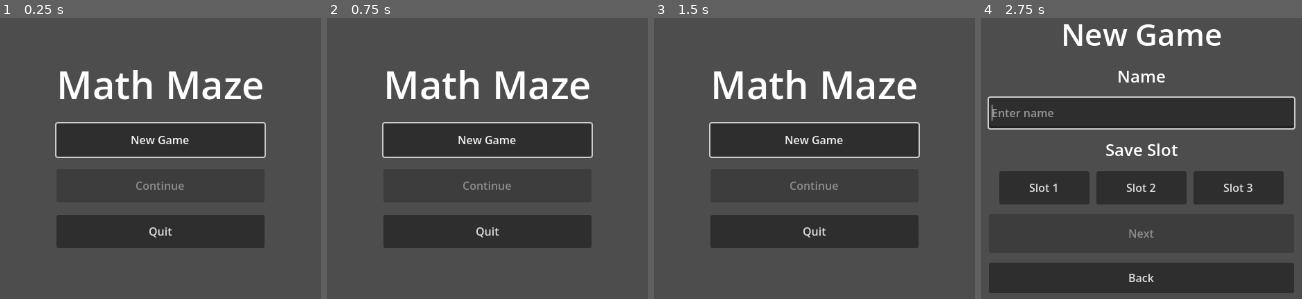
Above: before the commit, frames 1-4 (left to right).
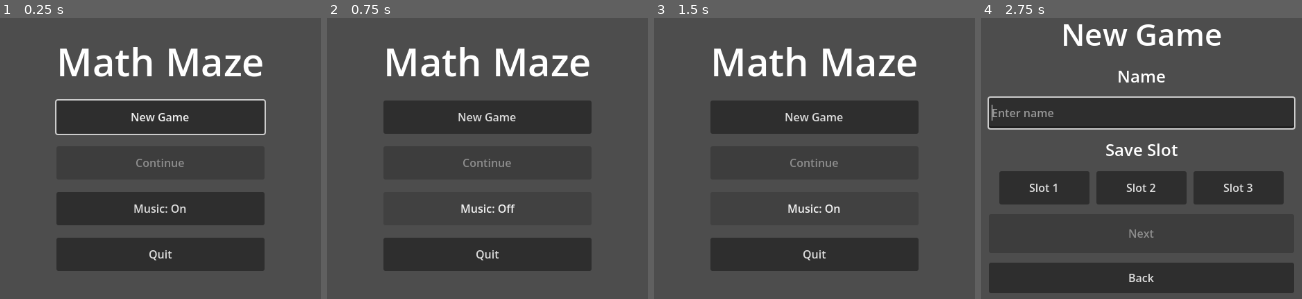
Above: after the commit, the same moments.

Repository: MCancian/math_maze
Game: Godot game, scene res://scenes/ui/main_menu.tscn
The game is run twice, just before and just after one commit, with the same random seed, the same clock (stepped at 60 frames per second) and the same inputs.
Inputs (mouse positions are in pixels of both pictures, inside the frame that each line leads up to):
- Up to frame 1 (0.25 s): no input
- Up to frame 2 (0.75 s): click (487, 209) at 0.5 s, where only the run after the commit has a clickable "Music: On"
- Up to frame 3 (1.5 s): click (814, 209) at 1.25 s, where only the run after the commit has a clickable "Music: Off"
- Up to frame 4 (2.75 s): click "New Game" at 2 s

The runs differ from the first frame. In frame 1, 26% of the frame differs, in the area x 17-83%, y 10-91%; in frame 2, 22%; in frame 3, 22%; in frame 4, nothing differs.

Commit message:
Add procedural music: menu, explore, spooky and victory loops
Fills the play_music stub left by plan 12, in the same no-assets style as the
SFX: a track is a list of notes plus a voice, and _render_music sums the
parts into a seamless looping AudioStreamWAV.

MazeConfig.music_track picks the in-maze tune (Easy bouncy, dark mazes
cartoon-spooky); GameManager drives the menu and victory themes. The longest
track takes ~1.4s to synthesise, so renders run on a WorkerThreadPool task
and playback starts when it lands, then caches.

Mute on Ctrl+M or the Main Menu button, persisted to user://settings.cfg.
Ctrl+M rather than M because plan 08 reserves M for the map overlay.

Co-Authored-By: Claude Opus 5 (1M context) <noreply@anthropic.com>
Claude-Session: https://claude.ai/code/session_01Ab2HmUGGZgEeGcA3BLXwTQ

Diff:
--- a/autoload/audio_manager.gd
+++ b/autoload/audio_manager.gd
@@ -1,8 +1,13 @@
 extends Node
-## Procedural SFX. Every sound is synthesised into an AudioStreamWAV at boot,
-## so there are no audio assets. play_sfx(name) for one-shots; get_stream(name)
-## for positional players (monster growl); set_heartbeat(intensity) for the
+## Procedural audio. Every sound is synthesised into an AudioStreamWAV, so there
+## are no audio assets. play_sfx(name) for one-shots; get_stream(name) for
+## positional players (monster growl); set_heartbeat(intensity) for the
 ## non-positional pulse that speeds up as the monster closes in.
+##
+## Music is a second layer: TRACKS describes each tune as notes, which
+## _render_music turns into a seamless loop. Tracks render on first use (not at
+## boot) because they are ~100x longer than an sfx. play_music(name) is a no-op
+## if that track is already playing, so it rides across scene changes.
 
 const RATE := 22050
 const POOL_SIZE := 8
@@ -12,6 +17,19 @@
 var _heartbeat: AudioStreamPlayer
 var _heartbeat_intensity := 0.0
 var _heartbeat_timer := 0.0
+
+## Music sits well under the sfx so problem prompts stay audible.
+const MUSIC_DB := -11.0
+const SETTINGS_PATH := "user://settings.cfg"
+
+var music_muted := false
+var _music: AudioStreamPlayer
+var _music_cache: Dictionary = {}
+var _current_track: StringName = &""
+var _tracks: Dictionary = {}
+var _pending_track: StringName = &""
+var _pending_stream: AudioStreamWAV
+var _pending_task: int = -1
 
 func _ready() -> void:
     _streams = {
@@ -33,6 +51,11 @@
     _heartbeat = AudioStreamPlayer.new()
     _heartbeat.stream = _streams["heartbeat"]
     add_child(_heartbeat)
+    _music = AudioStreamPlayer.new()
+    _music.volume_db = MUSIC_DB
+    add_child(_music)
+    _tracks = _build_tracks()
+    _load_settings()
 
 func has_sfx(sfx_name: StringName) -> bool:
     return _streams.has(sfx_name)
@@ -50,8 +73,83 @@
     player.volume_db = volume_db
     player.play()
 
-func play_music(_name: StringName) -> void:
-    pass
+## --- music ---------------------------------------------------------------
+
+## Sets the wanted track. If it is not rendered yet the work happens on a
+## worker thread and _process starts playback when it lands, so switching
+## scenes never blocks on a 1-second render.
+func play_music(track_name: StringName) -> void:
+    if not _tracks.has(track_name):
+        push_warning("AudioManager: unknown music track '%s'" % track_name)
+        return
+    if track_name == _current_track:
+        return
+    _current_track = track_name
+    _music.stop()
+    if _music_cache.has(track_name) and not music_muted:
+        _start_music()
+
+func stop_music() -> void:
+    _current_track = &""
+    _music.stop()
+
+func _start_music() -> void:
+    _music.stream = _music_cache[_current_track]
+    _music.volume_db = MUSIC_DB
+    _music.play()
+
+func _process_music(_delta: float) -> void:
+    if _pending_task != -1:
+        if not WorkerThreadPool.is_task_completed(_pending_task):
+            return
+        WorkerThreadPool.wait_for_task_completion(_pending_task)
+        _pending_task = -1
+        if _pending_stream:
+            _music_cache[_pending_track] = _pending_stream
+        _pending_stream = null
+        _pending_track = &""
+    if _current_track == &"" or music_muted or _music.playing:
+        return
+    if _music_cache.has(_current_track):
+        _start_music()
+    else:
+        _pending_track = _current_track
+        _pending_task = WorkerThreadPool.add_task(_render_pending)
+
+## Runs on a worker thread; only reads _tracks and writes thread-local buffers.
+func _render_pending() -> void:
+    _pending_stream = _render_music(_tracks[_pending_track])
+
+## Renders on first request and caches; null if the name is unknown.
+func get_music(track_name: StringName) -> AudioStreamWAV:
+    if _music_cache.has(track_name):
+        return _music_cache[track_name]
+    if not _tracks.has(track_name):
+        return null
+    var stream := _render_music(_tracks[track_name])
+    _music_cache[track_name] = stream
+    return stream
+
+func current_music() -> StringName:
+    return _current_track
+
+func is_music_playing() -> bool:
+    return _music.playing
+
+func set_music_muted(muted: bool) -> void:
+    music_muted = muted
+    if muted:
+        _music.stop()
+    elif _current_track != &"" and _music_cache.has(_current_track):
+        _start_music()
+    _save_settings()
+
+func toggle_music() -> void:
+    set_music_muted(not music_muted)
+
+func _input(event: InputEvent) -> void:
+    if event.is_action_pressed("music_toggle"):
+        toggle_music()
 
 ## 0 = silent, 1 = monster on top of you. Interval and volume follow it.
 func set_heartbeat(intensity: float) -> void:
@@ -63,6 +161,10 @@
     return lerpf(1.3, 0.42, clampf(intensity, 0.0, 1.0))
 
 func _process(delta: float) -> void:
+    _process_music(delta)
+    _process_heartbeat(delta)
+
+func _process_heartbeat(delta: float) -> void:
     if _heartbeat_intensity <= 0.0:
         return
     _heartbeat_timer -= delta
@@ -168,3 +270,227 @@
     var pulse := 0.55 + 0.45 * pow(maxf(sin(TAU * 4.0 * t), 0.0), 2.0)
     var breath := 0.6 + 0.4 * sin(TAU * t / len)
     return (s * 0.28 + rasp) * pulse * breath * 0.7
+
+## --- settings ------------------------------------------------------------
+
+func _load_settings() -> void:
+    var cfg := ConfigFile.new()
+    if cfg.load(SETTINGS_PATH) != OK:
+        return
+    music_muted = bool(cfg.get_value("audio", "music_muted", false))
+
+func _save_settings() -> void:
+    var cfg := ConfigFile.new()
+    cfg.load(SETTINGS_PATH)
+    cfg.set_value("audio", "music_muted", music_muted)
+    cfg.save(SETTINGS_PATH)
+
+## --- music synthesis -----------------------------------------------------
+##
+## A track is {bpm, beats, parts:[{voice, gain, notes}]} where a note is
+## [start_beat, midi, length_beats]. Parts are summed into one buffer and
+## normalised, then looped end-to-end, so `beats` must be a whole number of bars
+## and no note may run past it or the loop will click.
+
+const BEATS_PER_BAR := 4
+const MUSIC_PEAK := 0.82
+
+func music_track_names() -> Array:
+    return _tracks.keys()
+
+func _render_music(spec: Dictionary) -> AudioStreamWAV:
+    var beat: float = 60.0 / float(spec["bpm"])
+    var frames := int(float(spec["beats"]) * beat * RATE)
+    var buf := PackedFloat32Array()
+    buf.resize(frames)
+    for part in spec["parts"]:
+        for note in part["notes"]:
+            _write_note(buf, part["voice"], float(part["gain"]),
+                _note_hz(int(note[1])), float(note[0]) * beat, float(note[2]) * beat)
+
+    var peak := 0.0
+    for v in buf:
+        peak = maxf(peak, absf(v))
+    var scale: float = (MUSIC_PEAK / peak) if peak > 0.0 else 0.0
+
+    var data := PackedByteArray()
+    data.resize(frames * 2)
+    for i in frames:
+        data.encode_s16(i * 2, int(clampf(buf[i] * scale, -1.0, 1.0) * 32767.0))
+    var wav := AudioStreamWAV.new()
+    wav.format = AudioStreamWAV.FORMAT_16_BITS
+    wav.mix_rate = RATE
+    wav.stereo = false
+    wav.data = data
+    wav.loop_mode = AudioStreamWAV.LOOP_FORWARD
+    wav.loop_begin = 0
+    wav.loop_end = frames
+    return wav
+
+func _write_note(buf: PackedFloat32Array, voice: String, gain: float, hz: float, start_s: float, length_s: float) -> void:
+    var start := int(start_s * RATE)
+    var count := mini(int(length_s * RATE), buf.size() - start)
+    for i in count:
+        var t := float(i) / RATE
+        buf[start + i] += _voice(voice, hz, t, length_s) * gain
+
+static func _note_hz(midi: int) -> float:
+    return 440.0 * pow(2.0, (midi - 69) / 12.0)
+
+## Short attack, quick release: nothing rings past its slot, so the loop is clean.
+static func _note_env(t: float, length: float) -> float:
+    var attack := 0.012
+    var release := minf(0.09, length * 0.3)
+    if t < attack:
+        return t / attack
+    if t > length - release:
+        return maxf((length - t) / release, 0.0)
+    return 1.0
+
+static func _voice(voice: String, hz: float, t: float, length: float) -> float:
+    var phase := TAU * hz * t
+    var env := _note_env(t, length)
+    match voice:
+        "pluck":
+            var decay: float = exp(-t * 4.5)
+            return (sin(phase) + sin(phase * 2.0) * 0.35 + sin(phase * 3.0) * 0.12) * decay * env
+        "bell":
+            return (sin(phase) + sin(phase * 2.01) * 0.5 + sin(phase * 3.02) * 0.2) * exp(-t * 2.2) * env
+        "bass":
+            return (sin(phase) + sin(phase * 2.0) * 0.25) * env
+        "pad":
+            return (sin(phase) * 0.7 + sin(phase * 1.005) * 0.3) * env
+        _:
+            return sin(phase) * env
+
+## --- tracks --------------------------------------------------------------
+
+## Turns a bar of [midi, beats] steps into absolute-beat notes. midi -1 = rest.
+static func _bar(index: int, pattern: Array) -> Array:
+    var out: Array = []
+    var cursor := float(index * BEATS_PER_BAR)
+    for step in pattern:
+        if int(step[0]) >= 0:
+            out.append([cursor, int(step[0]), float(step[1])])
+        cursor += float(step[1])
+    return out
+
+static func _chord(beat: float, root: int, minor: bool, length: float) -> Array:
+    var third := 3 if minor else 4
+    return [[beat, root, length], [beat, root + third, length], [beat, root + 7, length]]
+
+func _build_tracks() -> Dictionary:
+    return {
+        &"menu": _track_menu(),
+        &"explore": _track_explore(),
+        &"spooky": _track_spooky(),
+        &"victory": _track_victory(),
+    }
+
+## Calm C-Am-F-G music box for menus and between-level screens.
+func _track_menu() -> Dictionary:
+    var roots := [36, 33, 29, 31, 36, 33, 29, 31]
+    var minors := [false, true, false, false, false, true, false, false]
+    var bass: Array = []
+    var pad: Array = []
+    for bar in roots.size():
+        bass += [[bar * 4.0, roots[bar], 1.8], [bar * 4.0 + 2.0, roots[bar] + 7, 1.8]]
+        pad += _chord(bar * 4.0, roots[bar] + 24, minors[bar], 3.7)
+    var melody: Array = (
+        _bar(0, [[72, 2], [76, 1], [74, 1]])
+        + _bar(1, [[72, 2], [69, 2]])
+        + _bar(2, [[65, 1], [69, 1], [72, 2]])
+        + _bar(3, [[74, 2], [71, 2]])
+        + _bar(4, [[72, 2], [76, 1], [79, 1]])
+        + _bar(5, [[77, 2], [74, 2]])
+        + _bar(6, [[72, 1], [74, 1], [76, 2]])
+        + _bar(7, [[74, 2], [72, 2]])
+    )
+    return {
+        "bpm": 96, "beats": 32,
+        "parts": [
+            {"voice": "bass", "gain": 0.34, "notes": bass},
+            {"voice": "pad", "gain": 0.09, "notes": pad},
+            {"voice": "bell", "gain": 0.42, "notes": melody},
+        ],
+    }
+
+## Bouncy major-key march for lit mazes.
+func _track_explore() -> Dictionary:
+    var roots := [36, 41, 43, 36, 36, 41, 43, 36]
+    var bass: Array = []
+    var stabs: Array = []
+    for bar in roots.size():
+        var b := bar * 4.0
+        bass += [[b, roots[bar], 0.45], [b + 1.0, roots[bar], 0.45],
+                 [b + 2.0, roots[bar] + 7, 0.45], [b + 3.0, roots[bar], 0.45]]
+        stabs += _chord(b + 1.5, roots[bar] + 24, false, 0.35)
+        stabs += _chord(b + 3.5, roots[bar] + 24, false, 0.35)
+    var melody: Array = (
+        _bar(0, [[72, 0.5], [76, 0.5], [79, 1], [76, 0.5], [72, 0.5], [74, 1]])
+        + _bar(1, [[74, 0.5], [77, 0.5], [81, 1], [79, 0.5], [76, 0.5], [72, 1]])
+        + _bar(2, [[79, 0.5], [76, 0.5], [74, 1], [72, 0.5], [69, 0.5], [67, 1]])
+        + _bar(3, [[72, 1], [-1, 0.5], [72, 0.5], [76, 2]])
+        + _bar(4, [[72, 0.5], [76, 0.5], [79, 1], [81, 0.5], [79, 0.5], [76, 1]])
+        + _bar(5, [[77, 0.5], [81, 0.5], [84, 1], [81, 0.5], [77, 0.5], [74, 1]])
+        + _bar(6, [[79, 0.5], [76, 0.5], [72, 1], [74, 0.5], [76, 0.5], [77, 1]])
+        + _bar(7, [[76, 1], [74, 1], [72, 2]])
+    )
+    return {
+        "bpm": 132, "beats": 32,
+        "parts": [
+            {"voice": "bass", "gain": 0.36, "notes": bass},
+            {"voice": "pluck", "gain": 0.2, "notes": stabs},
+            {"voice": "pluck", "gain": 0.5, "notes": melody},
+        ],
+    }
+
+## Tiptoe A-minor theme for dark mazes: cartoon-spooky, not frightening.
+func _track_spooky() -> Dictionary:
+    var roots := [33, 33, 29, 29, 31, 31, 28, 33]
+    var minors := [true, true, false, false, false, false, true, true]
+    var bass: Array = []
+    var pad: Array = []
+    for bar in roots.size():
+        var b := bar * 4.0
+        bass += [[b, roots[bar], 0.9], [b + 1.5, roots[bar], 0.4], [b + 2.5, roots[bar] + 7, 0.9]]
+        pad += _chord(b, roots[bar] + 24, minors[bar], 3.6)
+    var melody: Array = (
+        _bar(0, [[69, 0.5], [72, 0.5], [74, 1], [-1, 0.5], [76, 1.5]])
+        + _bar(1, [[74, 0.5], [72, 0.5], [69, 1], [-1, 2]])
+        + _bar(2, [[65, 0.5], [69, 0.5], [72, 1], [-1, 0.5], [74, 1.5]])
+        + _bar(3, [[72, 1], [69, 1], [-1, 2]])
+        + _bar(4, [[71, 0.5], [74, 0.5], [76, 1], [-1, 0.5], [79, 1.5]])
+        + _bar(5, [[76, 0.5], [74, 0.5], [71, 1], [-1, 2]])
+        + _bar(6, [[68, 0.5], [71, 0.5], [76, 1], [74, 0.5], [72, 1.5]])
+        + _bar(7, [[69, 2], [-1, 2]])
+    )
+    return {
+        "bpm": 104, "beats": 32,
+        "parts": [
+            {"voice": "bass", "gain": 0.36, "notes": bass},
+            {"voice": "pad", "gain": 0.1, "notes": pad},
+            {"voice": "bell", "gain": 0.45, "notes": melody},
+        ],
+    }
+
+## Short fanfare loop for the win screen.
+func _track_victory() -> Dictionary:
+    var bass: Array = [[0.0, 36, 1.8], [2.0, 43, 1.8], [4.0, 36, 1.8], [6.0, 36, 1.8],
+                       [8.0, 41, 1.8], [10.0, 43, 1.8], [12.0, 36, 3.8]]
+    var stabs: Array = _chord(0.0, 60, false, 0.4) + _chord(4.0, 60, false, 0.4) \
+        + _chord(8.0, 65, false, 0.4) + _chord(12.0, 60, false, 3.6)
+    var melody: Array = (
+        _bar(0, [[72, 0.5], [76, 0.5], [79, 1], [84, 2]])
+        + _bar(1, [[81, 0.5], [79, 0.5], [76, 1], [79, 2]])
+        + _bar(2, [[77, 0.5], [81, 0.5], [84, 1], [81, 2]])
+        + _bar(3, [[79, 1], [83, 1], [84, 2]])
+    )
+    return {
+        "bpm": 144, "beats": 16,
+        "parts": [
+            {"voice": "bass", "gain": 0.34, "notes": bass},
+            {"voice": "pluck", "gain": 0.22, "notes": stabs},
+            {"voice": "pluck", "gain": 0.5, "notes": melody},
+        ],
+    }
--- a/autoload/game_manager.gd
+++ b/autoload/game_manager.gd
@@ -108,6 +108,7 @@
     if has_next_level():
         SaveManager.unlock(_next_order())
     level_won.emit()
+    AudioManager.play_music(&"victory")
     await get_tree().create_timer(WIN_DELAY).timeout
     get_tree().change_scene_to_file(WIN_SCENE)
 
@@ -120,23 +121,29 @@
 
 func lose() -> void:
     level_lost.emit()
+    AudioManager.play_music(&"menu")
     get_tree().change_scene_to_file(LOSE_SCENE)
 
 ## --- Scene flow ---
 
 func goto_menu() -> void:
+    AudioManager.play_music(&"menu")
     get_tree().change_scene_to_file(MENU_SCENE)
 
 func goto_new_game() -> void:
+    AudioManager.play_music(&"menu")
     get_tree().change_scene_to_file(NEW_GAME_SCENE)
 
 func goto_profile_select() -> void:
+    AudioManager.play_music(&"menu")
     get_tree().change_scene_to_file(PROFILE_SELECT_SCENE)
 
 func goto_difficulty_select() -> void:
+    AudioManager.play_music(&"menu")
     get_tree().change_scene_to_file(DIFFICULTY_SELECT_SCENE)
 
 func goto_level_select() -> void:
+    AudioManager.play_music(&"menu")
     get_tree().change_scene_to_file(LEVEL_SELECT_SCENE)
 
 ## Continue: load the active profile's saved difficulty and jump into its current level.
@@ -162,6 +169,7 @@
     current_level = level_data
     SaveManager.set_current(level_data.unlock_order)
     reset_run(maze_cfg.keys_required)  # tentative; level confirms actual key count on _ready
+    AudioManager.play_music(maze_cfg.music_track)
     pending_scene_path = level_data.scene.resource_path if level_data.scene else GENERATED_SCENE
     get_tree().change_scene_to_file(LOADING_SCENE)
 
--- a/data/maze/maze_config.gd
+++ b/data/maze/maze_config.gd
@@ -23,6 +23,8 @@
 const DEFAULT_VISUAL := &"slime"
 @export var monster_visual: StringName = DEFAULT_VISUAL
 @export var monster_sound_enabled: bool = false
+## Looping tune from AudioManager while this maze is being played.
+@export var music_track: StringName = &"explore"
 
 ## Darkness: sun off, black fog, player carries a flashlight (F key).
 ## Flashlight drains while on; a dead battery needs a solved math problem to recharge.
--- a/data/maze/maze_easy.tres
+++ b/data/maze/maze_easy.tres
@@ -13,3 +13,4 @@
 monster_speed = 2.2
 monster_cooldown_seconds = 120.0
 monster_visual = &"cat"
+music_track = &"explore"
--- a/data/maze/maze_hard.tres
+++ b/data/maze/maze_hard.tres
@@ -16,3 +16,4 @@
 monster_sound_enabled = true
 dark_maze = true
 flashlight_seconds = 30.0
+music_track = &"spooky"
--- a/data/maze/maze_medium.tres
+++ b/data/maze/maze_medium.tres
@@ -14,3 +14,4 @@
 monster_cooldown_seconds = 120.0
 dark_maze = true
 flashlight_seconds = 30.0
+music_track = &"spooky"
--- a/project.godot
+++ b/project.godot
@@ -57,3 +57,8 @@
 "events": [Object(InputEventKey,"resource_local_to_scene":false,"resource_name":"","device":0,"window_id":0,"alt_presse …(189 unchanged characters)…
 ]
 }
+music_toggle={
+"deadzone": 0.5,
+"events": [Object(InputEventKey,"resource_local_to_scene":false,"resource_name":"","device":0,"window_id":0,"alt_pressed":false,"shift_pressed":false,"ctrl_pressed":true,"meta_pressed":false,"pressed":false,"keycode":77,"physical_keycode":0,"key_label":0,"unicode":0,"location":0,"echo":false,"script":null)
+]
+}
--- a/scenes/ui/main_menu.gd
+++ b/scenes/ui/main_menu.gd
@@ -2,15 +2,27 @@
 
 @onready var new_game_button: Button = $VBox/NewGameButton
 @onready var continue_button: Button = $VBox/ContinueButton
+@onready var music_button: Button = $VBox/MusicButton
 @onready var quit_button: Button = $VBox/QuitButton
 
 func _ready() -> void:
     Input.set_mouse_mode(Input.MOUSE_MODE_VISIBLE)
     new_game_button.pressed.connect(GameManager.goto_new_game)
     continue_button.pressed.connect(GameManager.goto_profile_select)
+    music_button.pressed.connect(_on_music)
     quit_button.pressed.connect(_on_quit)
+    _refresh_music_button()
+    # First scene at boot, so the menu theme starts here rather than in goto_menu.
+    AudioManager.play_music(&"menu")
     continue_button.disabled = not SaveManager.any_profiles()
     new_game_button.grab_focus()
 
+func _on_music() -> void:
+    AudioManager.toggle_music()
+    _refresh_music_button()
+
+func _refresh_music_button() -> void:
+    music_button.text = "Music: Off" if AudioManager.music_muted else "Music: On"
+
 func _on_quit() -> void:
     get_tree().quit()
--- a/scenes/ui/main_menu.tscn
+++ b/scenes/ui/main_menu.tscn
@@ -38,6 +38,11 @@
 layout_mode = 2
 text = "Continue"
 
+[node name="MusicButton" type="Button" parent="VBox"]
+custom_minimum_size = Vector2(0, 48)
+layout_mode = 2
+text = "Music: On"
+
 [node name="QuitButton" type="Button" parent="VBox"]
 custom_minimum_size = Vector2(0, 48)
 layout_mode = 2
--- a/tools/test_runtime.gd
+++ b/tools/test_runtime.gd
@@ -23,6 +23,7 @@
     await _test_monster_runtime(EASY_MAZE, "easy", "cat", false, 2.2)
     await _test_monster_runtime(MEDIUM_MAZE, "medium", "slime", false, 3.0)
     await _test_monster_runtime(HARD_MAZE, "hard", "shadow", true, 4.2)
+    await _test_music()
     _test_dark_maze_config()
     await _test_dark_maze_runtime()
     await _test_lit_maze_after_dark()
@@ -114,6 +115,59 @@
     _check(HARD_MAZE.monster_visual == &"shadow", "hard monster should use scary visual")
     _check(HARD_MAZE.monster_sound_enabled, "hard monster should play sound")
     _check(HARD_MAZE.monster_speed > MEDIUM_MAZE.monster_speed, "hard monster should be faster than medium")
+
+func _test_music() -> void:
+    for track in ["menu", "explore", "spooky", "victory"]:
+        var stream := AudioManager.get_music(track) as AudioStreamWAV
+        _check(stream != null, "music track '%s' should render" % track)
+        if stream == null:
+            continue
+        _check(stream.loop_mode == AudioStreamWAV.LOOP_FORWARD, "music '%s' should loop" % track)
+        _check(stream.loop_end == stream.data.size() / 2, "music '%s' should loop over the whole buffer" % track)
+        _check(stream.get_length() > 5.0, "music '%s' should be a real tune, not a blip" % track)
+        var peak := 0
+        for i in range(0, stream.data.size(), 2):
+            peak = maxi(peak, absi(stream.data.decode_s16(i)))
+        _check(peak > 20000, "music '%s' should use its headroom (peak %d)" % [track, peak])
+    _check(AudioManager.get_music("nope") == null, "unknown music track should return null")
+
+    AudioManager.set_music_muted(false)
+    AudioManager.play_music("explore")
+    _check(AudioManager.current_music() == &"explore", "play_music should set the current track")
+    _check(AudioManager.is_music_playing(), "play_music should start playback")
+    var before := AudioManager.get_music("explore")
+    AudioManager.play_music("explore")
+    _check(AudioManager.get_music("explore") == before, "music streams should be cached, not re-rendered")
+
+    AudioManager.set_music_muted(true)
+    _check(not AudioManager.is_music_playing(), "muting should stop the music")
+    AudioManager.set_music_muted(false)
+    _check(AudioManager.is_music_playing(), "unmuting should resume the current track")
+    AudioManager.stop_music()
+    _check(AudioManager.current_music() == &"" and not AudioManager.is_music_playing(), "stop_music should clear the track")
+
+    # Uncached track: the render is threaded, so playback starts a few frames later.
+    AudioManager._music_cache.erase("victory")
+    AudioManager.play_music("victory")
+    var waited := 0
+    while not AudioManager.is_music_playing() and waited < 600:
+        waited += 1
+        await get_tree().process_frame
+    _check(AudioManager.is_music_playing(), "a track that needs rendering should start once the worker finishes")
+    _check(AudioManager._music_cache.has("victory"), "a threaded render should land in the cache")
+    AudioManager.stop_music()
+
+    _check(InputMap.has_action("music_toggle"), "music toggle input action should exist")
+    var mute_bound := false
+    for ev in InputMap.action_get_events("music_toggle"):
+        # M alone is reserved for the future map overlay (plan 08).
+        if ev is InputEventKey and ev.keycode == KEY_M and ev.ctrl_pressed:
+            mute_bound = true
+    _check(mute_bound, "music toggle should be bound to Ctrl+M")
+
+    _check(EASY_MAZE.music_track == &"explore", "easy maze should play the bouncy theme")
+    _check(MEDIUM_MAZE.music_track == &"spooky", "dark medium maze should play the spooky theme")
+    _check(HARD_MAZE.music_track == &"spooky", "dark hard maze should play the spooky theme")
 
 func _test_dark_maze_config() -> void:
     _check(HARD_MAZE.dark_maze, "hard maze should be dark")
Not shown, changed: docs/plans/12-sound.md
Not shown, added: docs/plans/13-monster-visuals.md
Not shown, added: docs/plans/14-music.md
Not shown, changed: docs/technical/difficulty.md
